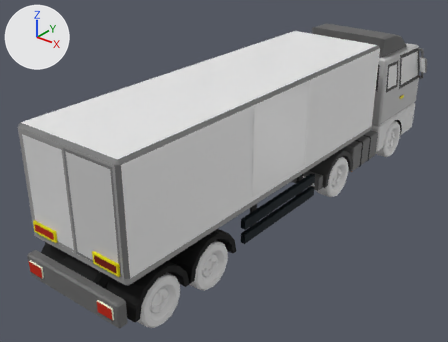
One commit to the FBX model Assets/_Project/Models/Truck_SavageDev.fbx: the scene before it, then after it.
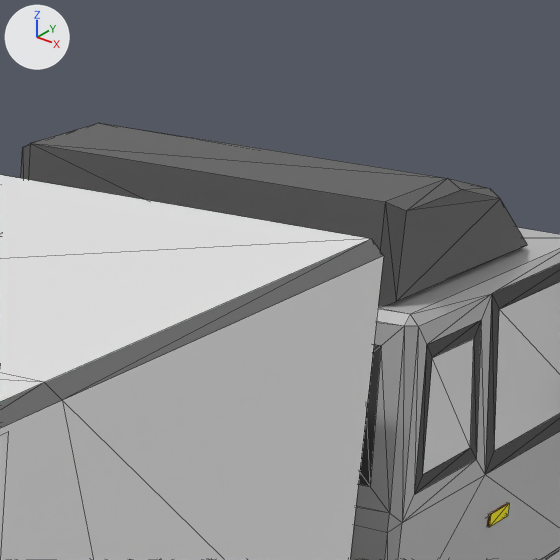
Each version appears first whole from a camera (50 mm lens) standing at (7.85, -14.52, 7.55) and looking at (-0.47, -4.12, 1.1), and next in a close-up on the part from 69% to 92% of the width and 0% to 31% of the height. The lights are fixed; the arrows at upper left show +X, +Y and +Z. The older version's two pictures come first. The close-ups show mesh edges as thin lines. Where no turn or scale is listed for an object, it has been applied to the vertices.

In view in the first close-up: 'Tractor', 'TractorlGlass', 'TrailerMesh' and 1 more.
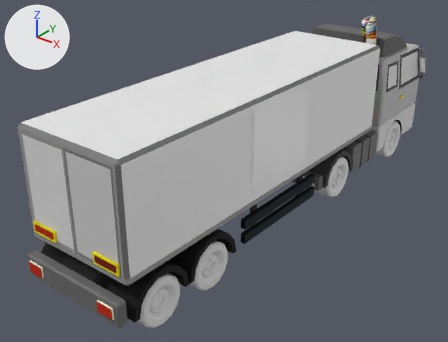
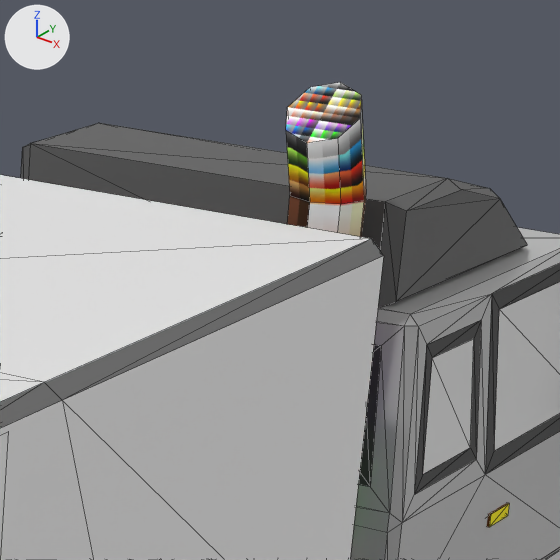
Where the change shows, as pixel boxes [x1, y1, x2, y2] in the close-ups (560 x 560 px):
```json
{"object": "Cylinder", "change": "added", "after": [286, 82, 366, 237]}
```

Scene script edits in JSON lines:
```json
{"op": "add", "block": "me_cylinder", "code": ["me_cylinder = bpy.data.meshes.new('Cylinder')", "me_cylinder.from_pydata(...)  # 24 vertices, 18 faces; spans x -0.19..0.19, y -0.29..0.19, z -1.0..1.91", "me_cylinder.materials.append(mat_lowpolyworking)  # picture img_imphenziapalette02_albedo_png"]}
{"op": "add", "block": "ob_cylinder", "code": ["ob_cylinder = bpy.data.objects.new('Cylinder', me_cylinder)", "ob_cylinder.location = (0.827, 0.262, 2.299)"]}
```
